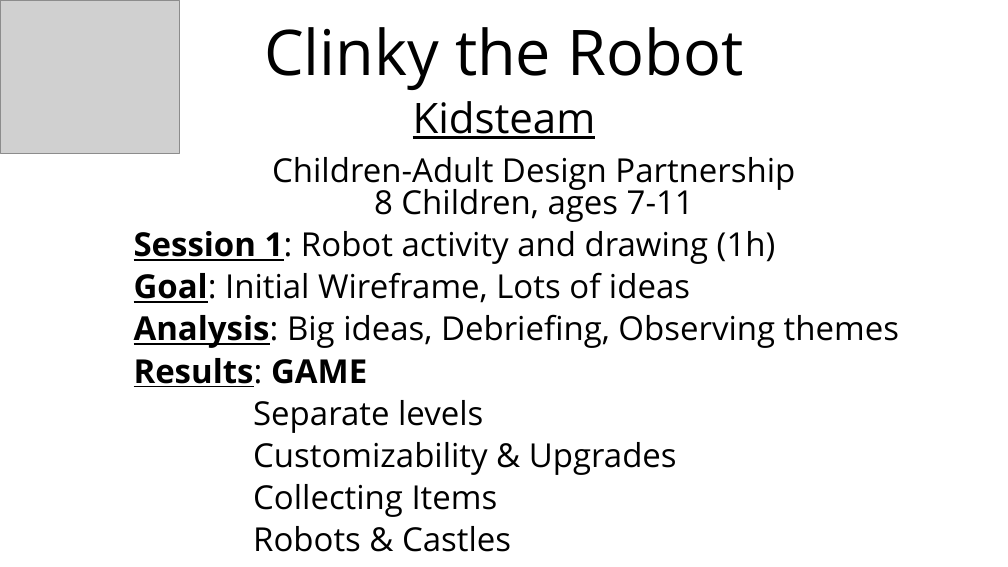
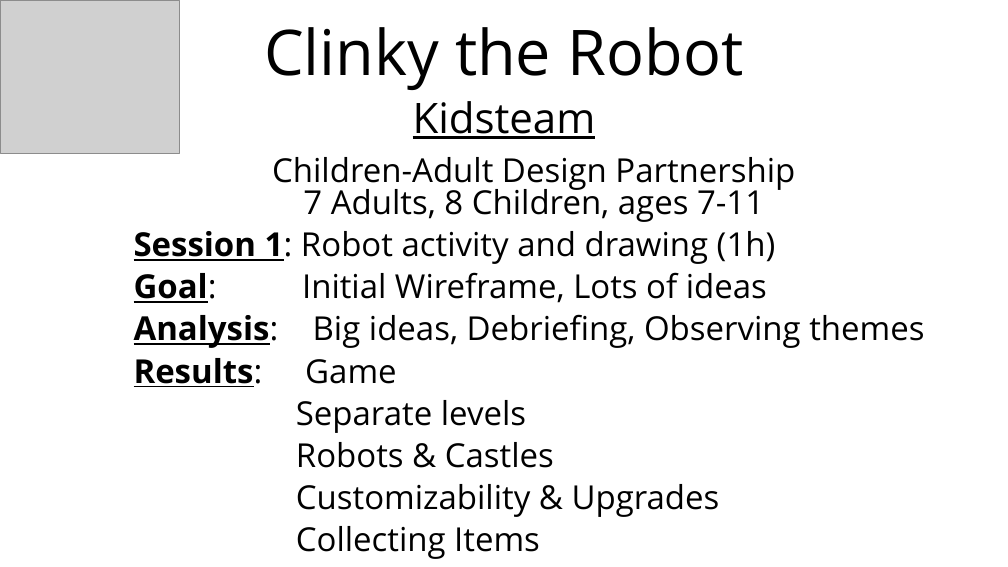
Before and after one commit to heypano/Capstone, a slide deck: slide 9 of HCIM Capstone Project.pptx. Drawn at 1008x567 pixels with LibreOffice and Linux fonts; fonts in the diff are those of the drawing; grey boxes stand for pictures. Boxes give left, top, right and bottom in pixels: in the first picture for what was removed or moved away, otherwise in the second. Text is boxed around its words. In the diff, an @@ line names an element or a change of style, - is before the commit and + after.

```diff
--- a/HCIM Capstone Project.pptx
+++ b/HCIM Capstone Project.pptx
@@ text at bbox=[272, 157, 795, 222]: text changed @@
-Children-Adult Design Partnership
-8 Children, ages 7-11
+Children-Adult Design Partnership
+7 Adults, 8 Children, ages 7-11
@@ text at bbox=[134, 358, 397, 387]: text changed @@
-Results: GAME
+Results: Game
@@ text at bbox=[296, 442, 554, 468]: paragraph added @@
+Robots & Castles
@@ text at bbox=[253, 526, 511, 552]: paragraph removed @@
-Robots & Castles
```
Also in this commit, not shown: 12 other slides changed.
